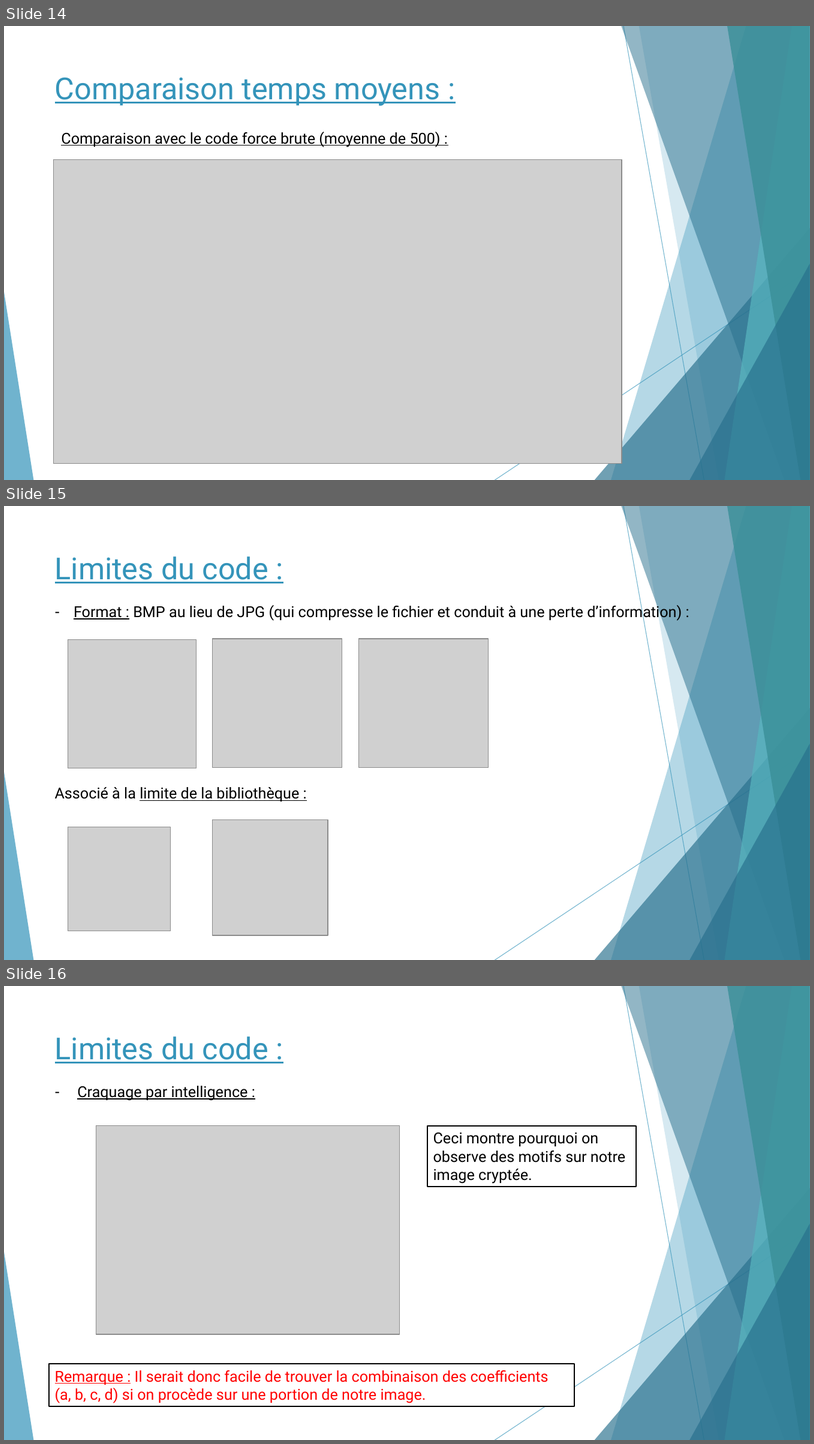
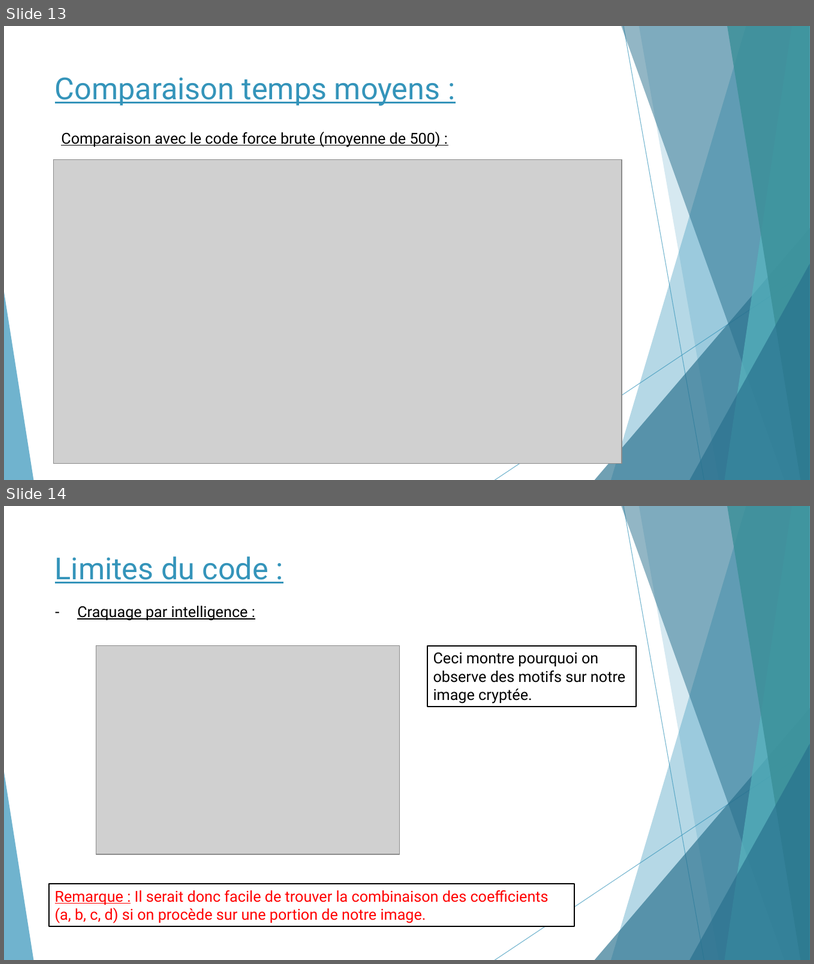
Before and after one commit to romainpasquier/Cryptage-Decryptage-d-images, a slide deck: TIPE/Dossier/TIPE Power point.pptx. Shown one above the other, each under a label of ours: slides 14, 15 and 16 before the commit, slides 13 and 14 after it. The pictures are 814x1444 and 814x964 pixels, drawn with LibreOffice and Linux fonts; fonts in the diff are those of the drawing; grey boxes stand for pictures. Boxes give left, top, right and bottom in pixels: in the first picture for what was removed or moved away, otherwise in the second. Text is boxed around its words. In the diff, an @@ line names an element or a change of style, - is before the commit and + after.

```diff
--- a/TIPE/Dossier/TIPE Power point.pptx
+++ b/TIPE/Dossier/TIPE Power point.pptx
@@ slide 15 removed at [4, 506, 810, 960], background #FFFFFF; not listed: 10 template elements that a slide beside it also shows @@
@@ title removed at [55, 556, 269, 583] @@
-Limites du code :
@@ text removed at [55, 603, 682, 801] @@
-– Format : BMP au lieu de JPG (qui compresse le fichier et conduit à une perte d’information) :
-Associé à la limite de la bibliothèque :
@@ picture removed at [68, 640, 197, 768] @@
@@ picture removed at [213, 639, 342, 767] @@
@@ picture removed at [359, 639, 489, 767] @@
@@ picture removed at [68, 827, 171, 931] @@
@@ picture removed at [213, 820, 328, 936] @@
@@ what was slide 14 is now slide 13 @@
@@ what was slide 16 is now slide 14 @@
```
Also in this commit, not shown: 6 slides changed, 1 slide added, 2 other slides removed.
